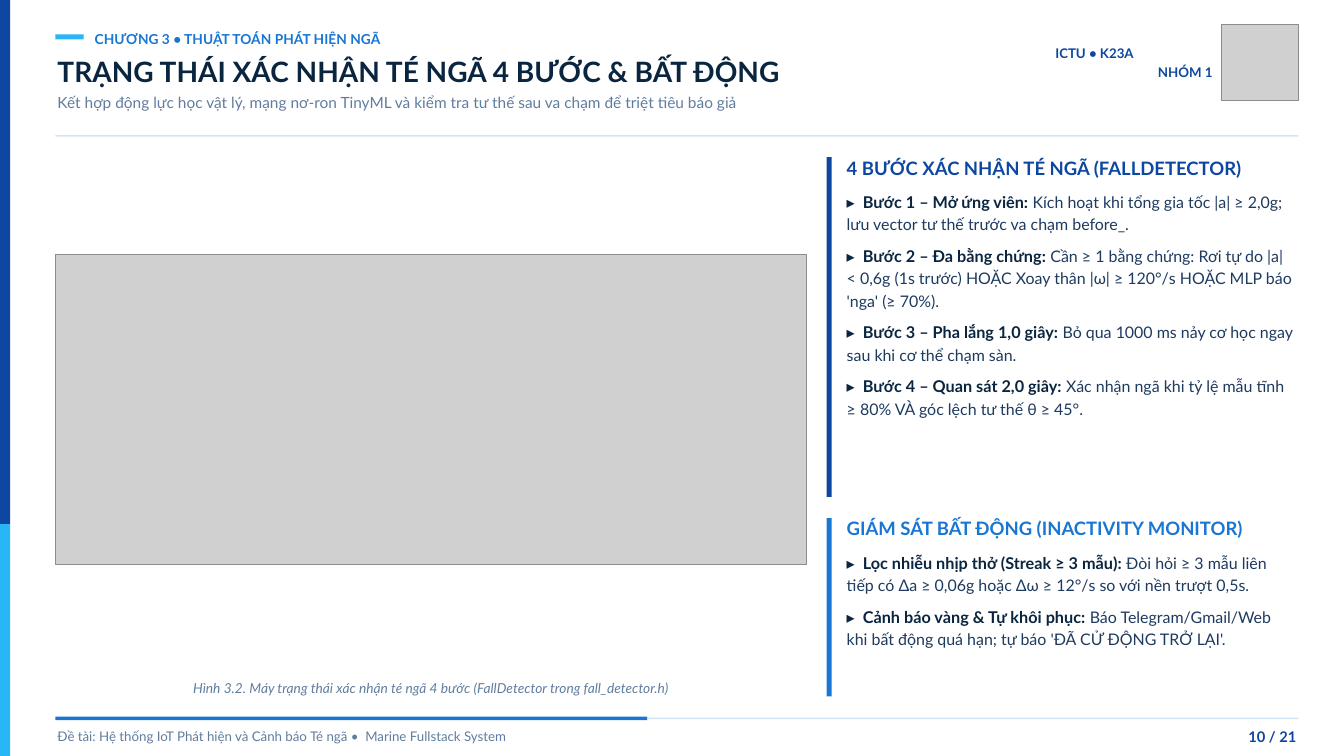
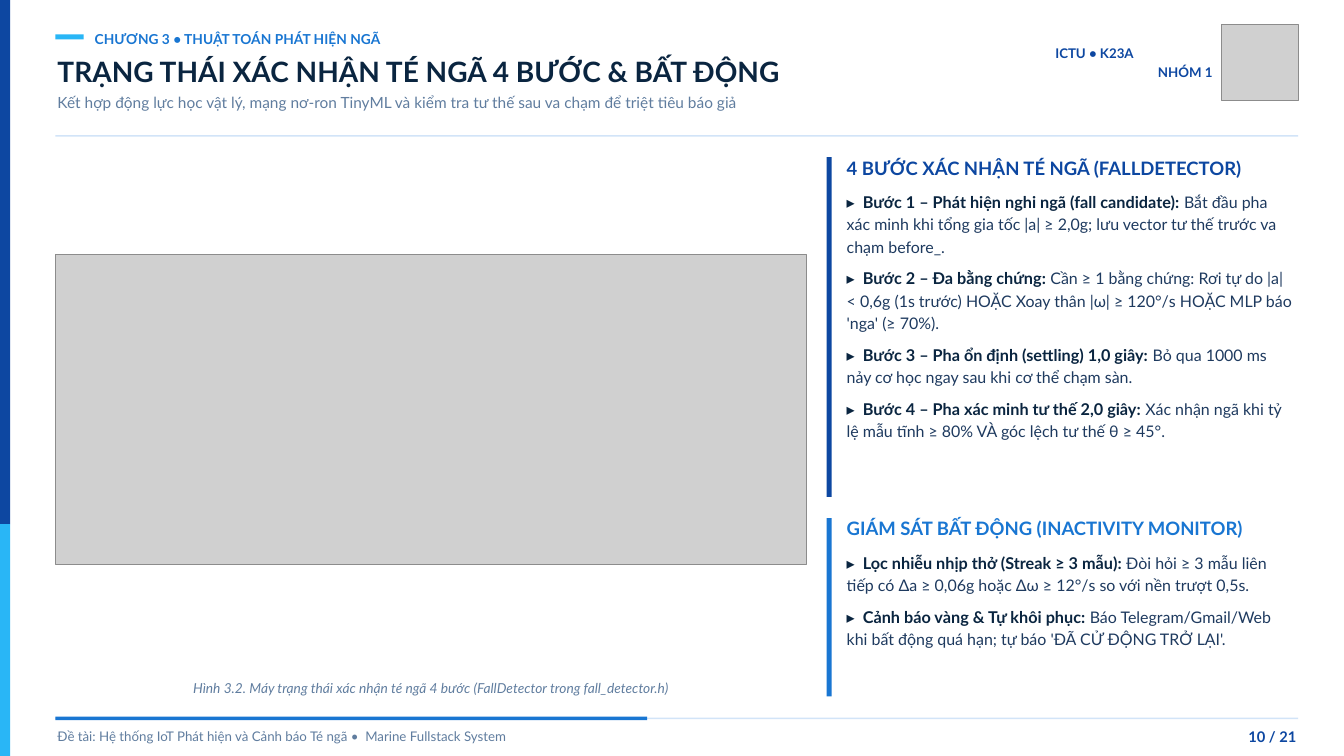
Before and after one commit to twhunq/Fall-Detect, a slide deck: slide 10 of docs/reports/Slide_Thuyet_Trinh_Nhom_1.pptx. Drawn at 1344x756 pixels with LibreOffice and Linux fonts; fonts in the diff are those of the drawing; grey boxes stand for pictures. Boxes give left, top, right and bottom in pixels: in the first picture for what was removed or moved away, otherwise in the second. Text is boxed around its words. In the diff, an @@ line names an element or a change of style, - is before the commit and + after.

Commit message:
docs: chuan hoa thuat ngu (AIoT -> IoT, nghi nga, thiet lap ket noi truoc, pha on dinh/xac minh tu the)
- README, firmware/wearable/README, bao cao .docx, slide .pptx/.html
- Tin nhan Telegram cua cau noi camera K230 doi "AIoT" thanh "IoT"

```diff
--- a/docs/reports/Slide_Thuyet_Trinh_Nhom_1.pptx
+++ b/docs/reports/Slide_Thuyet_Trinh_Nhom_1.pptx
@@ text at <box>847,194,1276,256</box>: text changed @@
-▸ Bước 1 – Mở ứng viên: Kích hoạt khi tổng gia tốc |a| ≥ 2,0g; lưu vector tư thế trước va chạm before_.
+▸ Bước 1 – Phát hiện nghi ngã (fall candidate): Bắt đầu pha xác minh khi tổng gia tốc |a| ≥ 2,0g; lưu vector tư thế trước va chạm before_.
@@ text at <box>847,347,1282,440</box>: text changed @@
-▸ Bước 3 – Pha lắng 1,0 giây: Bỏ qua 1000 ms nảy cơ học ngay sau khi cơ thể chạm sàn.
-▸ Bước 4 – Quan sát 2,0 giây: Xác nhận ngã khi tỷ lệ mẫu tĩnh ≥ 80% VÀ góc lệch tư thế θ ≥ 45°.
+▸ Bước 3 – Pha ổn định (settling) 1,0 giây: Bỏ qua 1000 ms nảy cơ học ngay sau khi cơ thể chạm sàn.
+▸ Bước 4 – Pha xác minh tư thế 2,0 giây: Xác nhận ngã khi tỷ lệ mẫu tĩnh ≥ 80% VÀ góc lệch tư thế θ ≥ 45°.
```
Also in this commit, not shown: 7 other slides changed, 5 other files.
